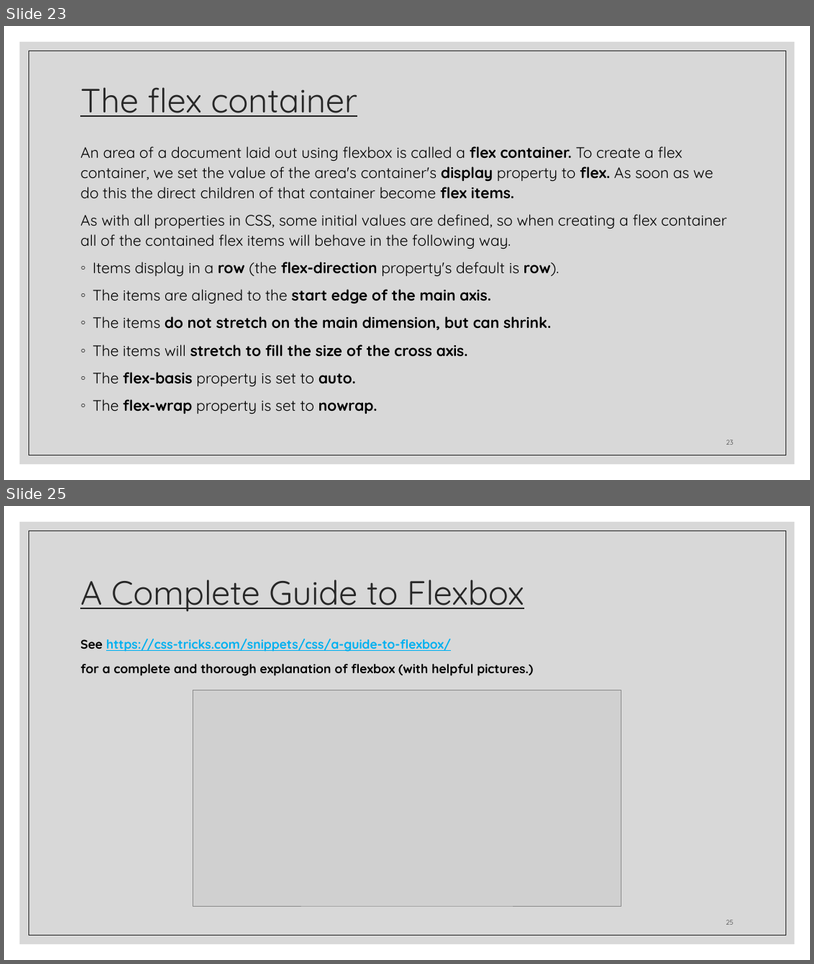
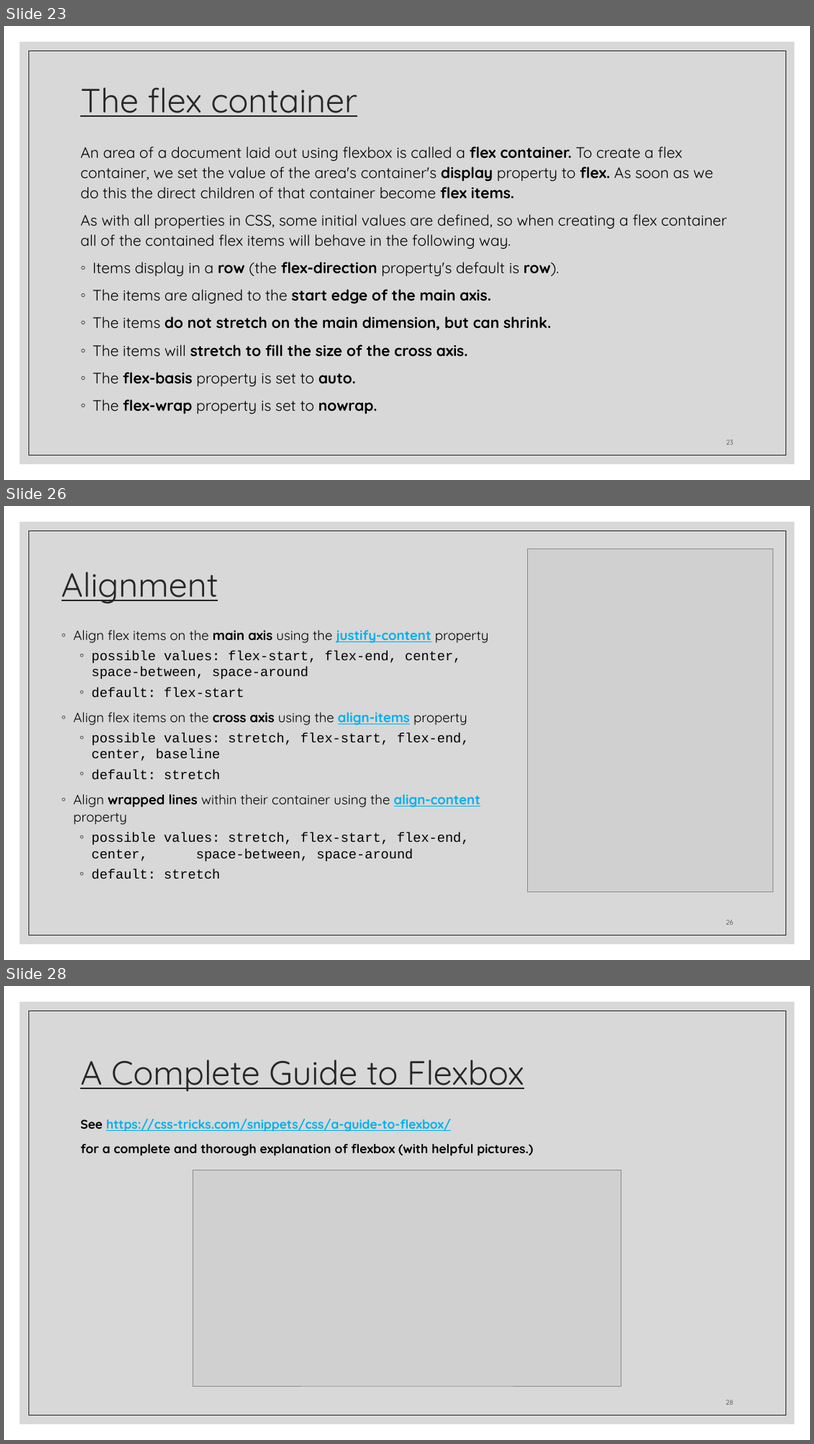
Before and after one commit to zackstotts/base-node-curriculum, a slide deck: unit_00/html_review/03 CSS.pptx. Shown one above the other, each under a label of ours: slides 23 and 25 before the commit, slides 23, 26 and 28 after it; the slides between them are not shown. The pictures are 814x964 and 814x1444 pixels, drawn with LibreOffice and Linux fonts; fonts in the diff are those of the drawing; grey boxes stand for pictures. Boxes give left, top, right and bottom in pixels: in the first picture for what was removed or moved away, otherwise in the second. Text is boxed around its words. In the diff, an @@ line names an element or a change of style, - is before the commit and + after.

```diff
--- a/unit_00/html_review/03 CSS.pptx
+++ b/unit_00/html_review/03 CSS.pptx
@@ slide 26 added at (4,506,810,960), background #FFFFFF; not listed: 2 template elements that a slide beside it also shows @@
@@ picture added at (528,548,774,891) @@
@@ title added at (62,572,219,604), 40 pt, text #262626, underline @@
+Alignment
@@ text added at (73,630,489,879), 16 pt, text #000000 @@
+◦ Align flex items on the main axis using the justify-content property
+  ◦ possible values: flex-start, flex-end, center, space-between, space-around
+  ◦ default: flex-start
+◦ Align flex items on the cross axis using the align-items property
+  ◦ possible values: stretch, flex-start, flex-end, center, baseline
+  ◦ default: stretch
+◦ Align wrapped lines within their container using the align-content property
+  ◦ possible values: stretch, flex-start, flex-end, center, space-between, space-around
+  ◦ default: stretch
@@ page number added at (726,919,733,924), 8 pt, text #404040 @@
+26
@@ what was slide 25 is now slide 28 @@
```
Also in this commit, not shown: 1 slide changed, 4 other slides added, 1 slide removed.
